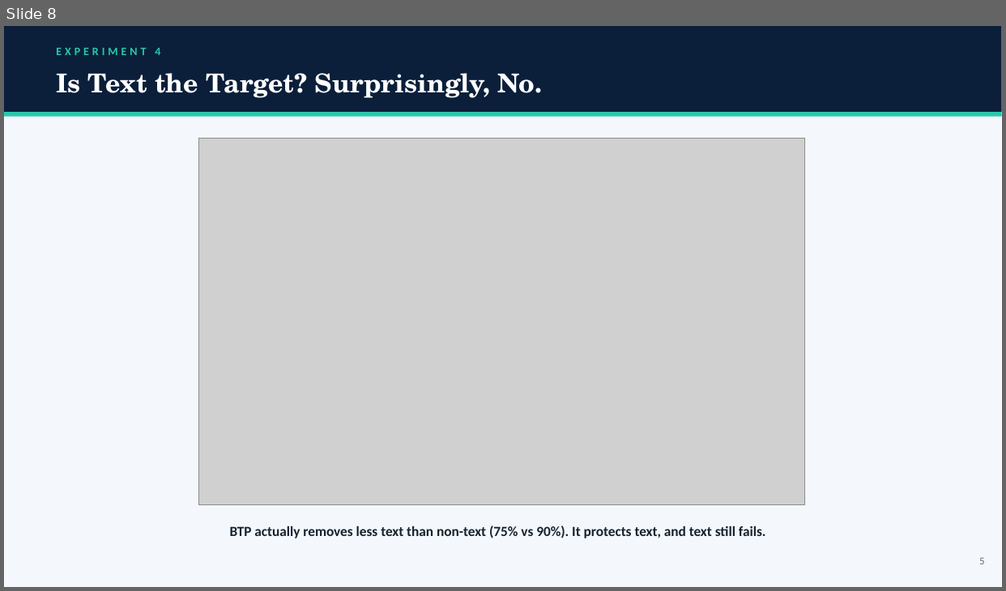
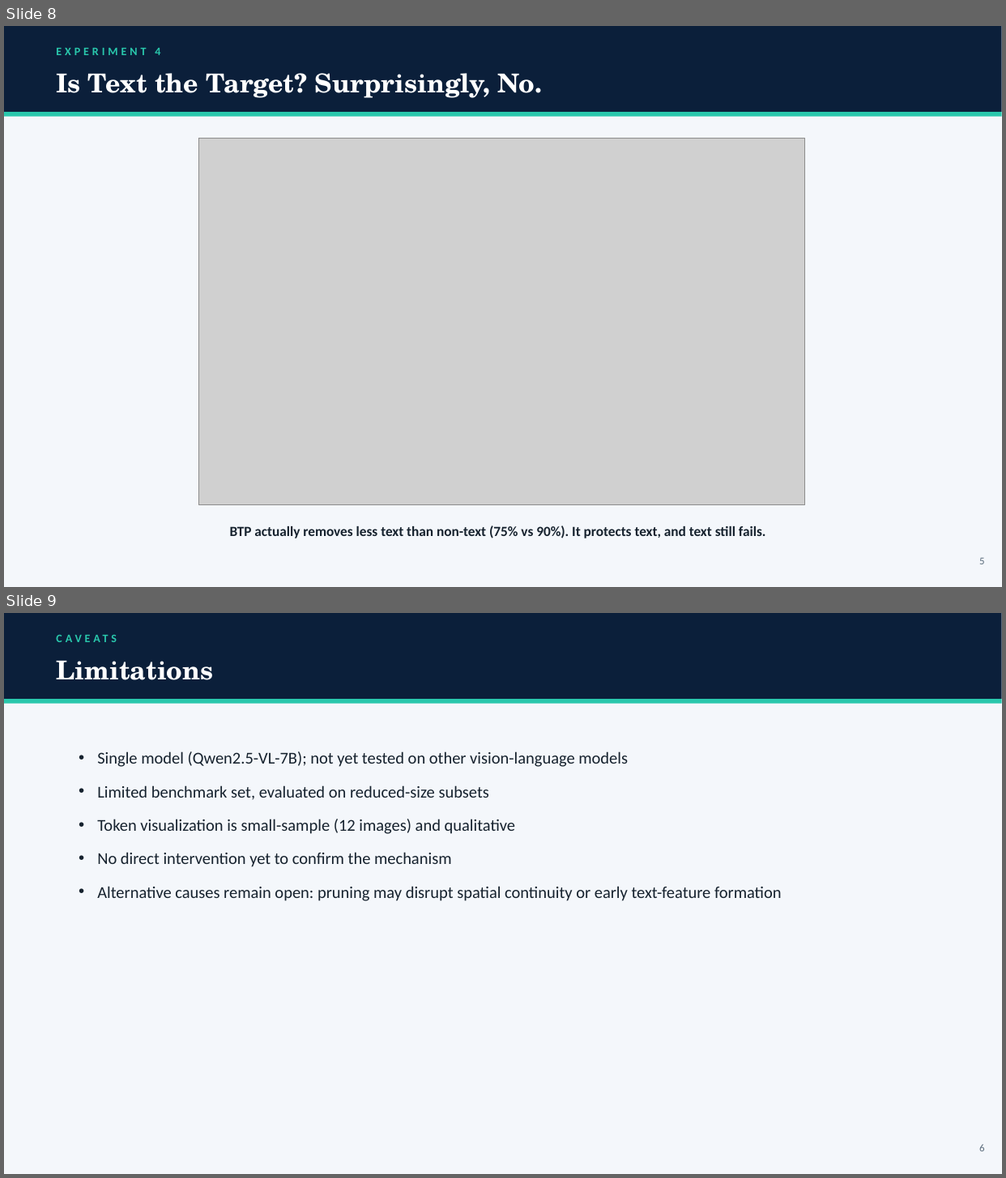
Before and after one commit to milab-iitj-dev/btp-reproduction, a slide deck: BTP-Reproduction/text-failure-study/BTP_TextFailure_Deck.pptx. Shown one above the other, each under a label of ours: slide 8 before the commit, slides 8 and 9 after it. The pictures are 1006x591 and 1006x1178 pixels, drawn with LibreOffice and Linux fonts; fonts in the diff are those of the drawing; grey boxes stand for pictures. Boxes give left, top, right and bottom in pixels: in the first picture for what was removed or moved away, otherwise in the second. Text is boxed around its words. In the diff, an @@ line names an element or a change of style, - is before the commit and + after.

Commit message:
Phase 2 review pass: retention verification, softened wording, OCR method, limitations, restructured conclusion

```diff
--- a/BTP-Reproduction/text-failure-study/BTP_TextFailure_Deck.pptx
+++ b/BTP-Reproduction/text-failure-study/BTP_TextFailure_Deck.pptx
@@ slide 9 added at (4, 613, 1002, 1174), background #F4F7FB @@
@@ rectangle added at (4, 613, 1002, 699), fill #0B1F3A @@
@@ text added at (49, 627, 948, 649), 11 pt, text #29C7AC, bold @@
+CAVEATS
@@ text added at (56, 660, 213, 680), 25 pt, text #FFFFFF, bold @@
+Limitations
@@ rectangle added at (4, 699, 1002, 704), fill #29C7AC @@
@@ text added at (97, 752, 782, 901), 16 pt, text #16222E @@
+• Single model (Qwen2.5-VL-7B); not yet tested on other vision-language models
+• Limited benchmark set, evaluated on reduced-size subsets
+• Token visualization is small-sample (12 images) and qualitative
+• No direct intervention yet to confirm the mechanism
+• Alternative causes remain open: pruning may disrupt spatial continuity or early text-feature formation
@@ text added at (979, 1144, 984, 1152), 10 pt, text #5A6B7B @@
+6
```
Also in this commit, not shown: 3 slides changed, 2 other files.
